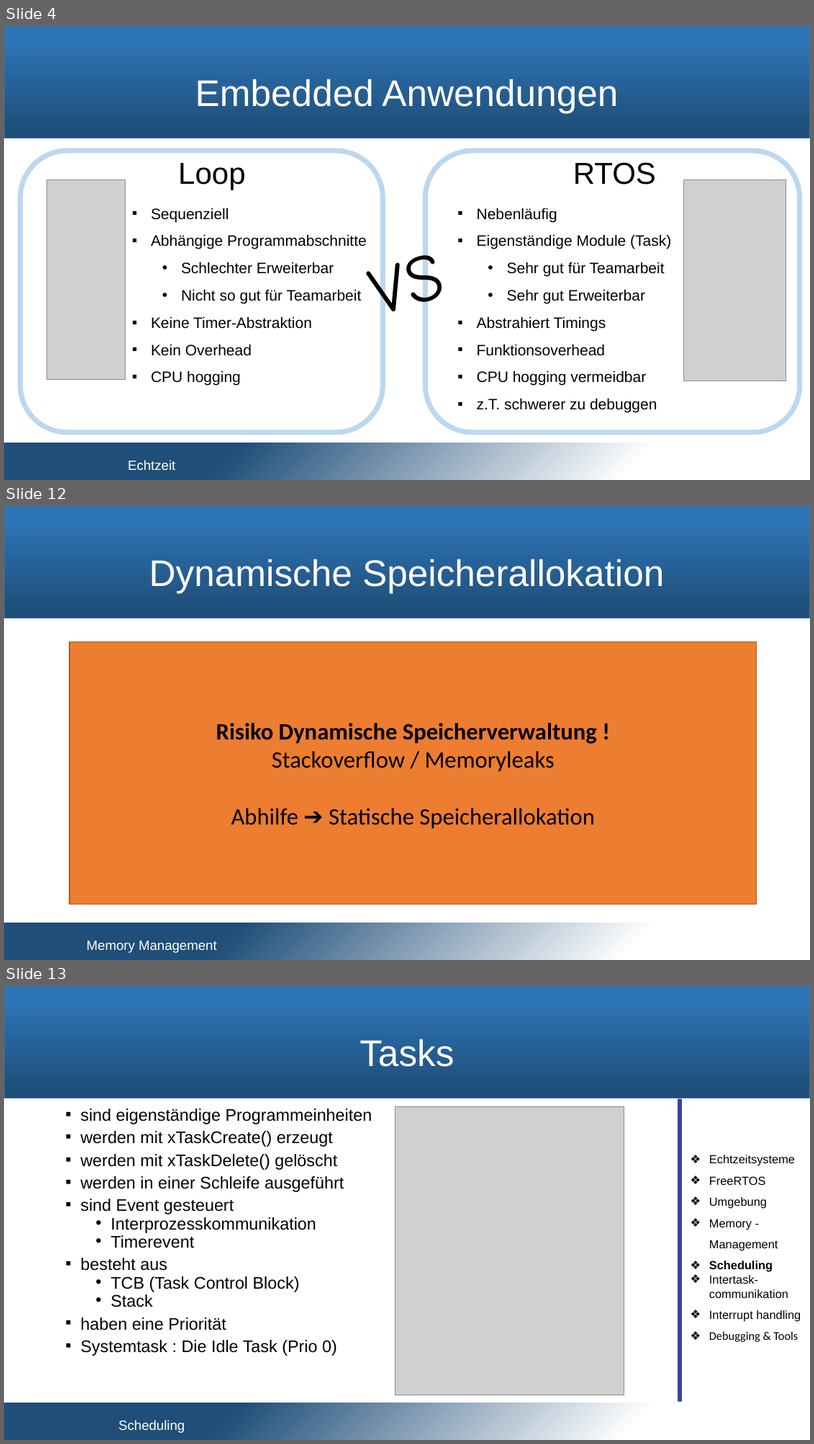
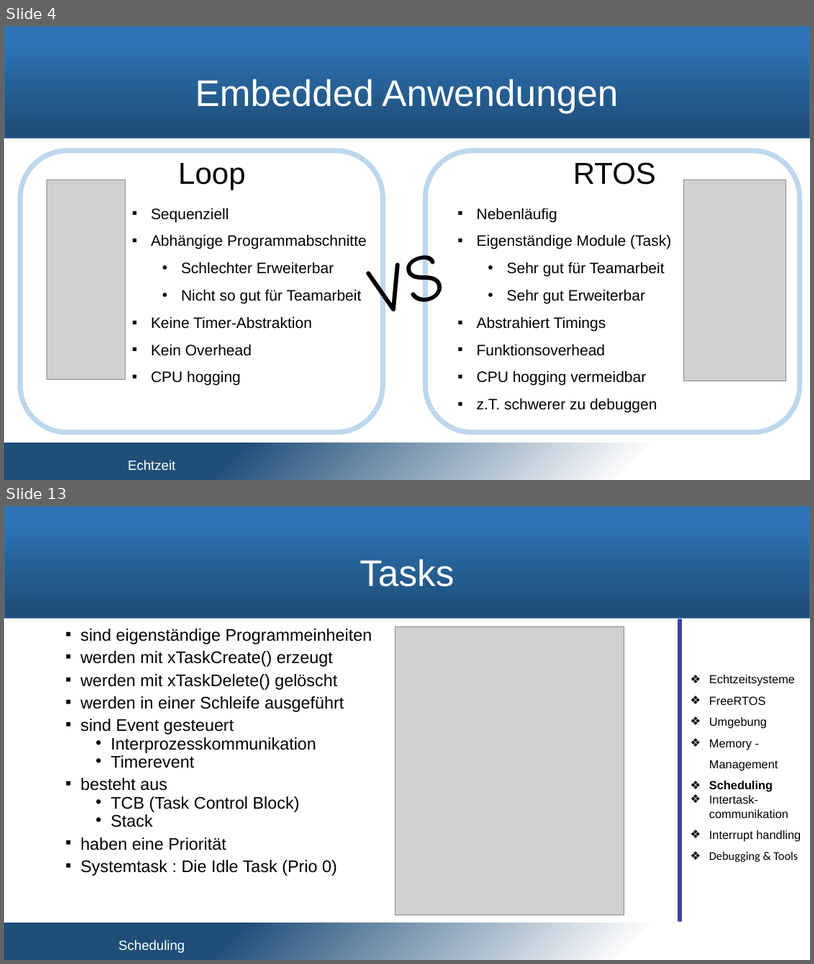
Before and after one commit to snobz/Seminar_BS_2017, a slide deck: Päsi/Seminar Betriebssysteme.pptx. Shown one above the other, each under a label of ours: slides 4, 12 and 13 before the commit, slides 4 and 13 after it; the slides between them are not shown. The pictures are 814x1444 and 814x964 pixels, drawn with LibreOffice and Linux fonts; fonts in the diff are those of the drawing; grey boxes stand for pictures; background and template pictures are left out. Boxes give left, top, right and bottom in pixels: in the first picture for what was removed or moved away, otherwise in the second. Text is boxed around its words. In the diff, an @@ line names an element or a change of style, - is before the commit and + after.

```diff
--- a/Päsi/Seminar Betriebssysteme.pptx
+++ b/Päsi/Seminar Betriebssysteme.pptx
@@ slide 12 removed at [4, 506, 810, 960], background #FFFFFF; not listed: 2 template elements that a slide beside it also shows @@
@@ title removed at [149, 559, 664, 593] @@
-Dynamische Speicherallokation
@@ rectangle removed at [70, 642, 757, 904] @@
-Risiko Dynamische Speicherverwaltung !
-Stackoverflow / Memoryleaks
-Abhilfe ➔ Statische Speicherallokation
@@ flow chart document removed at [118, 647, 197, 782] @@
@@ rectangle removed at [633, 644, 757, 880] @@
@@ flow chart document removed at [118, 777, 197, 882] @@
@@ text removed at [87, 940, 217, 952] @@
-Memory Management
```
Also in this commit, not shown: 1 slide changed, 2 slides added.
